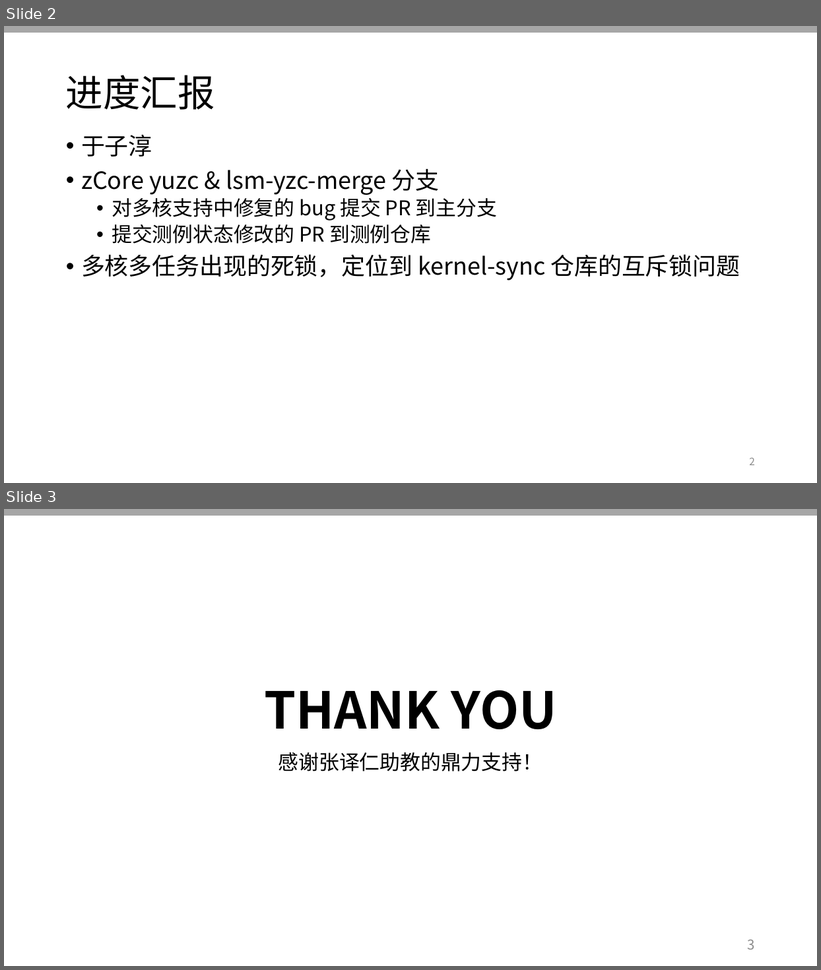
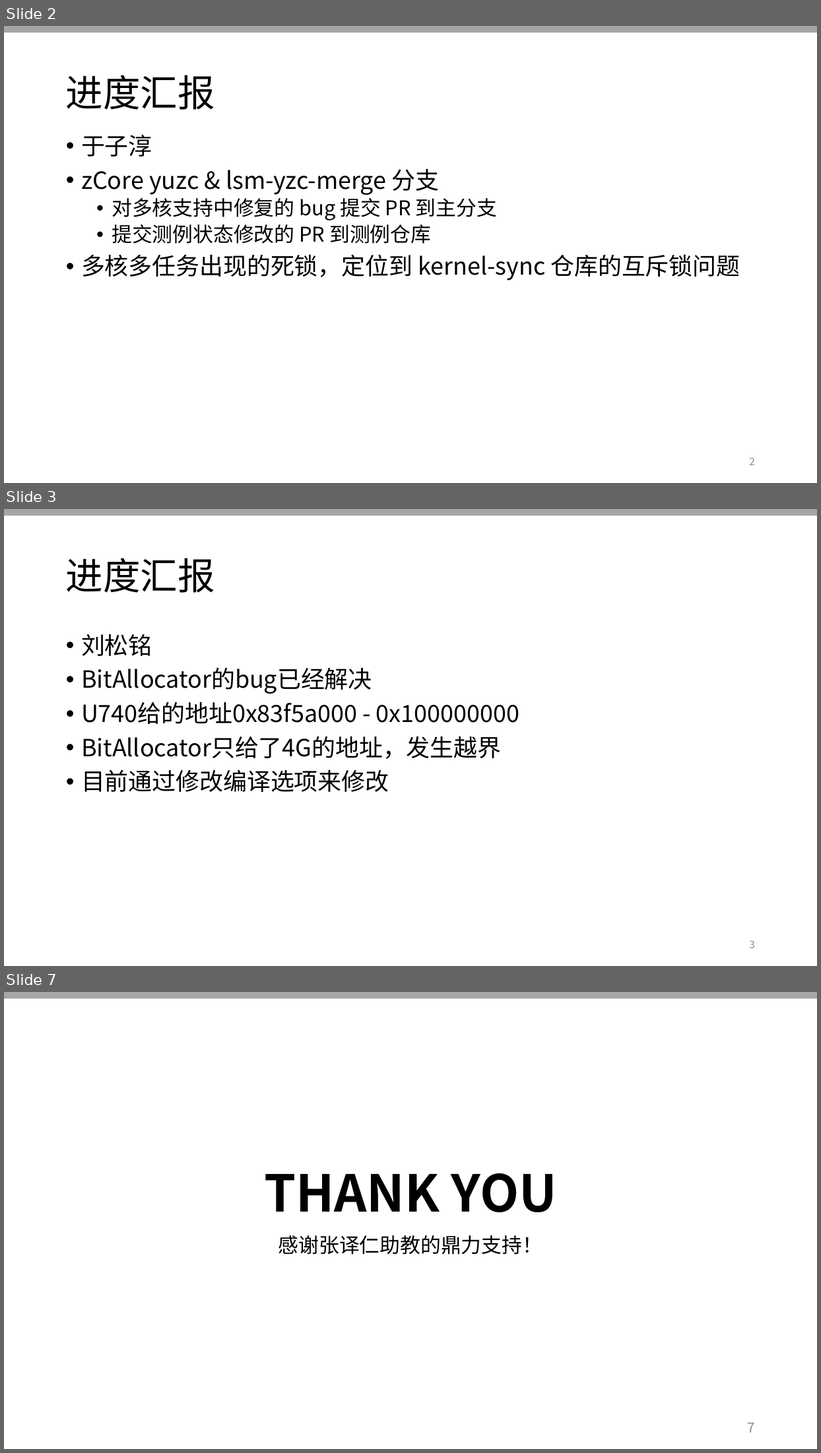
Before and after one commit to OSLab-zCore/OSLab-Docs, a slide deck: 进度汇报PPT汇总/week13.pptx. Shown one above the other, each under a label of ours: slides 2 and 3 before the commit, slides 2, 3 and 7 after it; the slides between them are not shown. The pictures are 821x970 and 821x1453 pixels, drawn with LibreOffice and Linux fonts; fonts in the diff are those of the drawing. Boxes give left, top, right and bottom in pixels: in the first picture for what was removed or moved away, otherwise in the second. Text is boxed around its words. In the diff, an @@ line names an element or a change of style, - is before the commit and + after.

```diff
--- a/进度汇报PPT汇总/week13.pptx
+++ b/进度汇报PPT汇总/week13.pptx
@@ slide 3 added at (4, 509, 817, 966), background #FFFFFF; not listed: 1 template element that a slide beside it also shows @@
@@ title added at (66, 558, 215, 593), 44 pt, text #000000 @@
+进度汇报
@@ text added at (81, 634, 519, 792), 28 pt, text #000000 @@
+• 刘松铭
+• BitAllocator的bug已经解决
+• U740给的地址0x83f5a000 - 0x100000000
+• BitAllocator只给了4G的地址，发生越界
+• 目前通过修改编译选项来修改
@@ page number added at (749, 941, 755, 949), 12 pt, text #8C8C8C @@
+3
@@ what was slide 3 is now slide 7 @@
@@ page number at (748, 1423, 755, 1433): text changed @@
-3
+7
```
Also in this commit, not shown: 3 other slides added, 1 other file.
